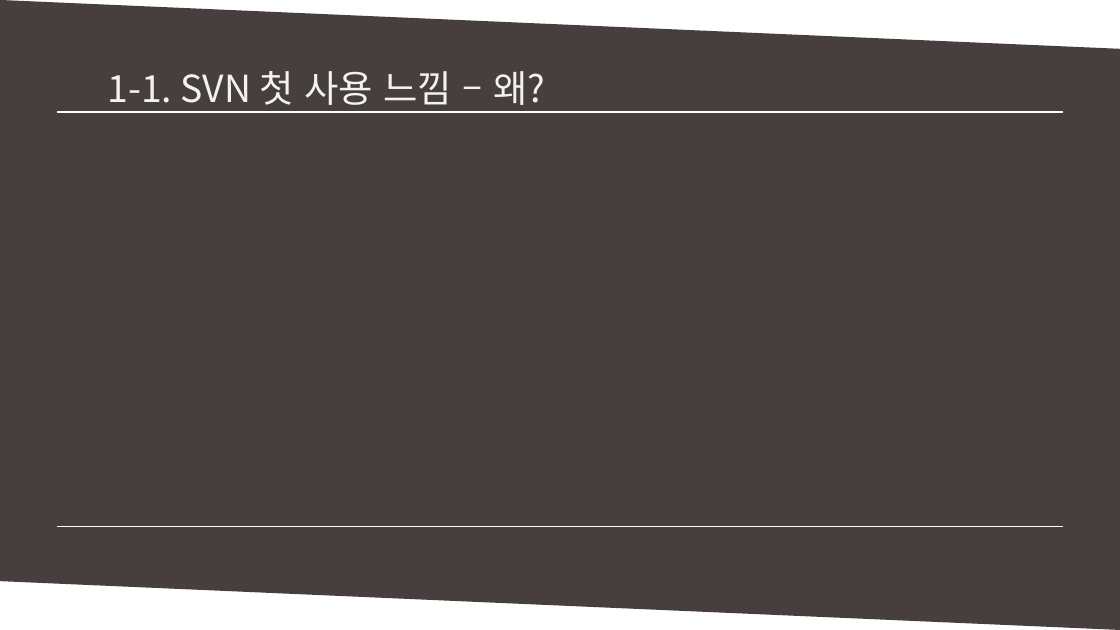
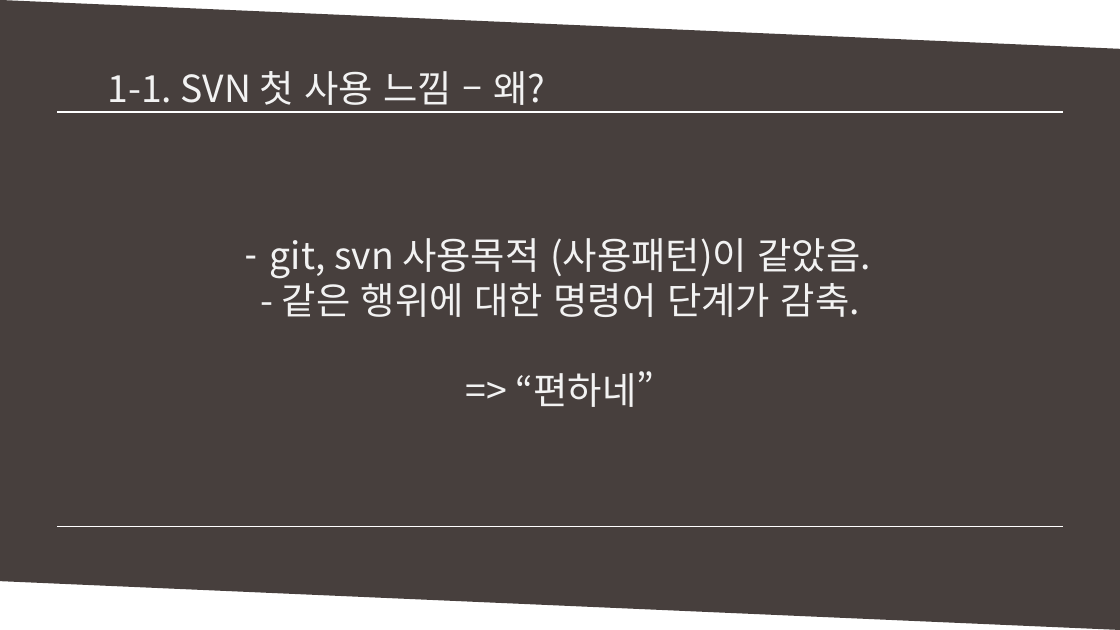
Before and after one commit to MinSikMoon/pptgit, a slide deck: slide 5 of git발표.pptx. Drawn at 1120x630 pixels with LibreOffice and Linux fonts; fonts in the diff are those of the drawing. Boxes give left, top, right and bottom in pixels: in the first picture for what was removed or moved away, otherwise in the second. Text is boxed around its words. In the diff, an @@ line names an element or a change of style, - is before the commit and + after.

```diff
--- a/git발표.pptx
+++ b/git발표.pptx
@@ text added at box(270, 238, 870, 407), 24 pt, text #F2F2F2 @@
+– git, svn 사용목적 (사용패턴)이 같았음.
+  - 같은 행위에 대한 명령어 단계가 감축.
+  => “편하네”
```
Also in this commit, not shown: 1 slide added, 1 other file.
